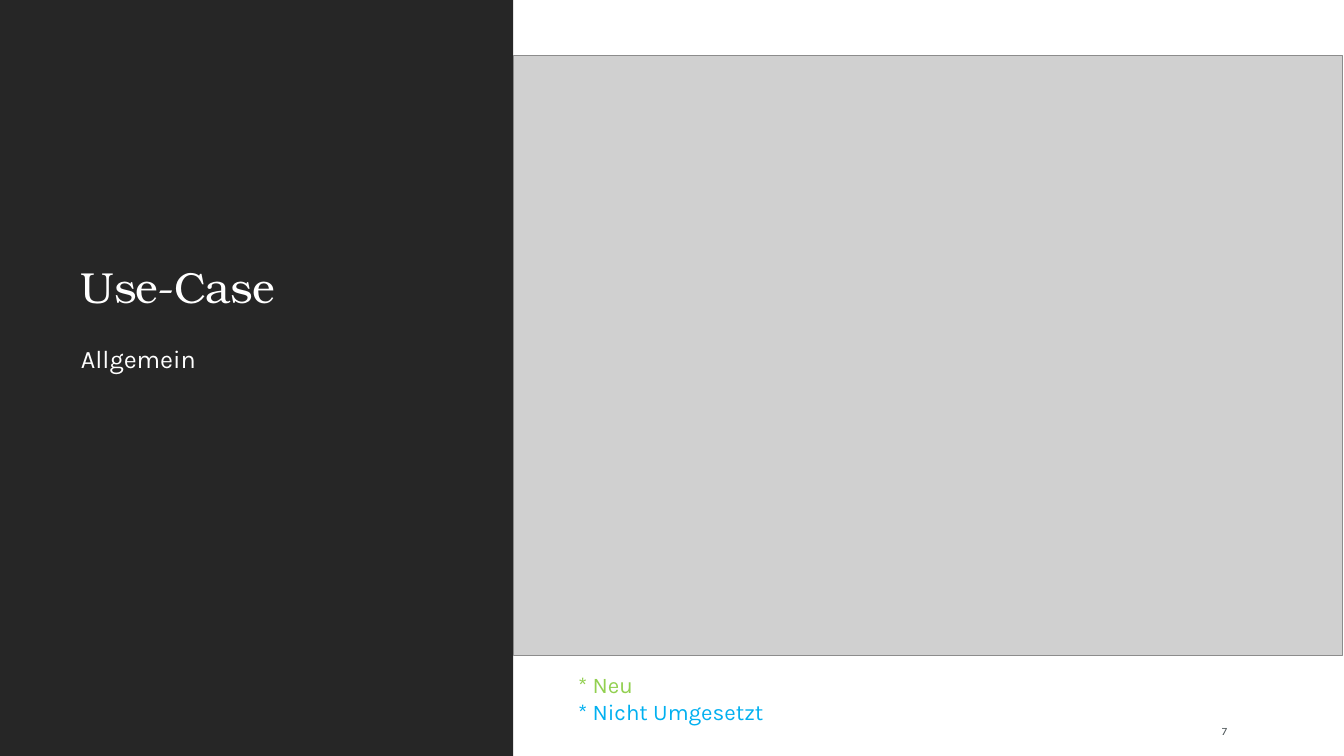
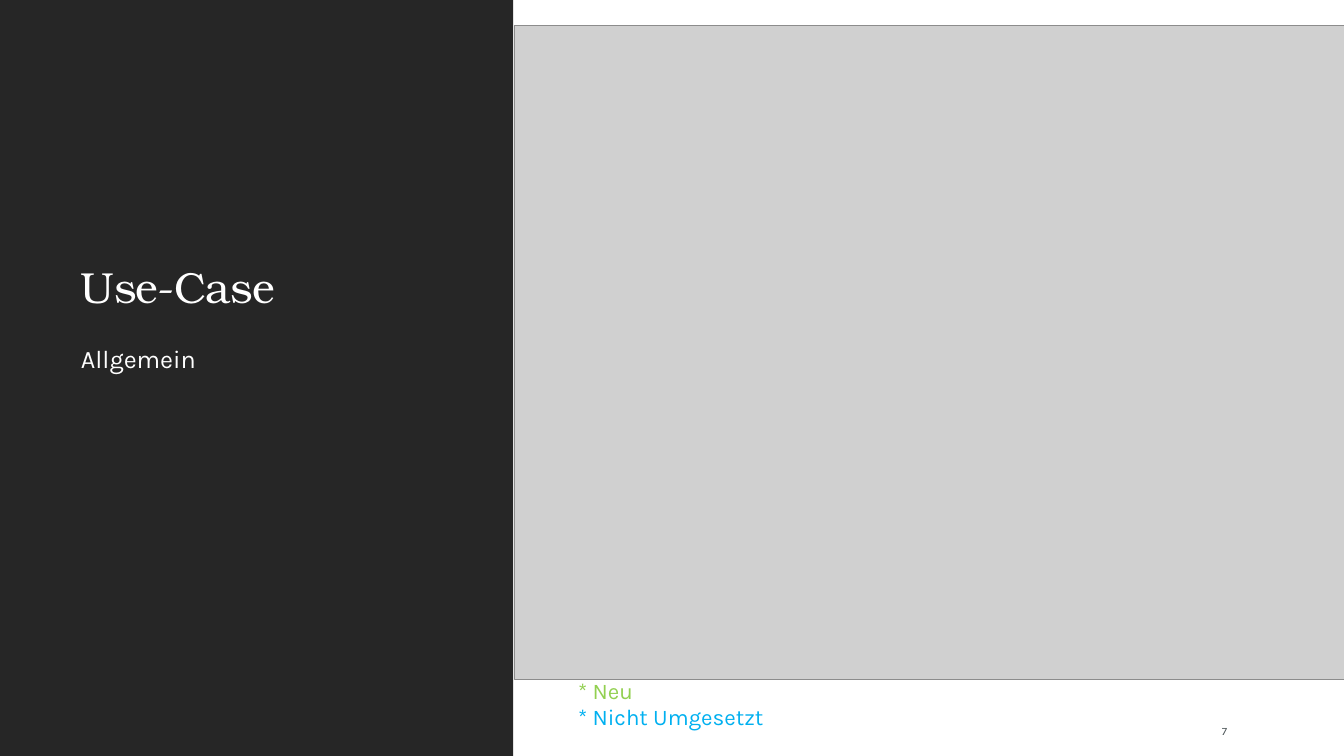
Before and after one commit to Kplacken/EPWS2020SerttasPlackenhohn, a slide deck: slide 7 of Audits/Audit 4/WS2020_SerttasPlackenhohn_Audit4.pptx. Drawn at 1344x756 pixels with LibreOffice and Linux fonts; fonts in the diff are those of the drawing; grey boxes stand for pictures. Boxes give left, top, right and bottom in pixels: in the first picture for what was removed or moved away, otherwise in the second. Text is boxed around its words. In the diff, an @@ line names an element or a change of style, - is before the commit and + after.

```diff
--- a/Audits/Audit 4/WS2020_SerttasPlackenhohn_Audit4.pptx
+++ b/Audits/Audit 4/WS2020_SerttasPlackenhohn_Audit4.pptx
@@ picture: place and size @@
-picture at bbox=[513, 55, 1343, 655]
+picture at bbox=[515, 26, 1344, 681]
@@ text "* Neu" rewrapped from bbox=[593, 679, 763, 726] to bbox=[593, 678, 763, 731] @@
```
Also in this commit, not shown: 1 other slide changed, 1 other file.
